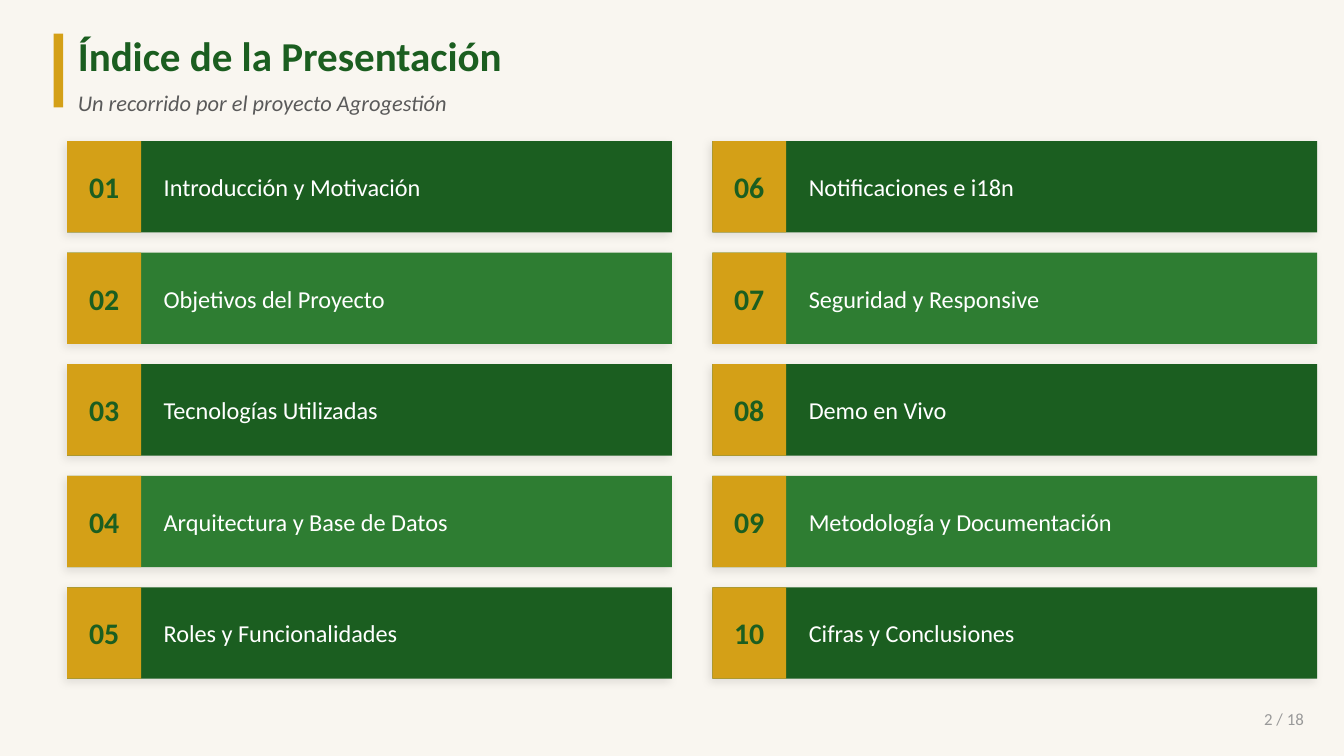
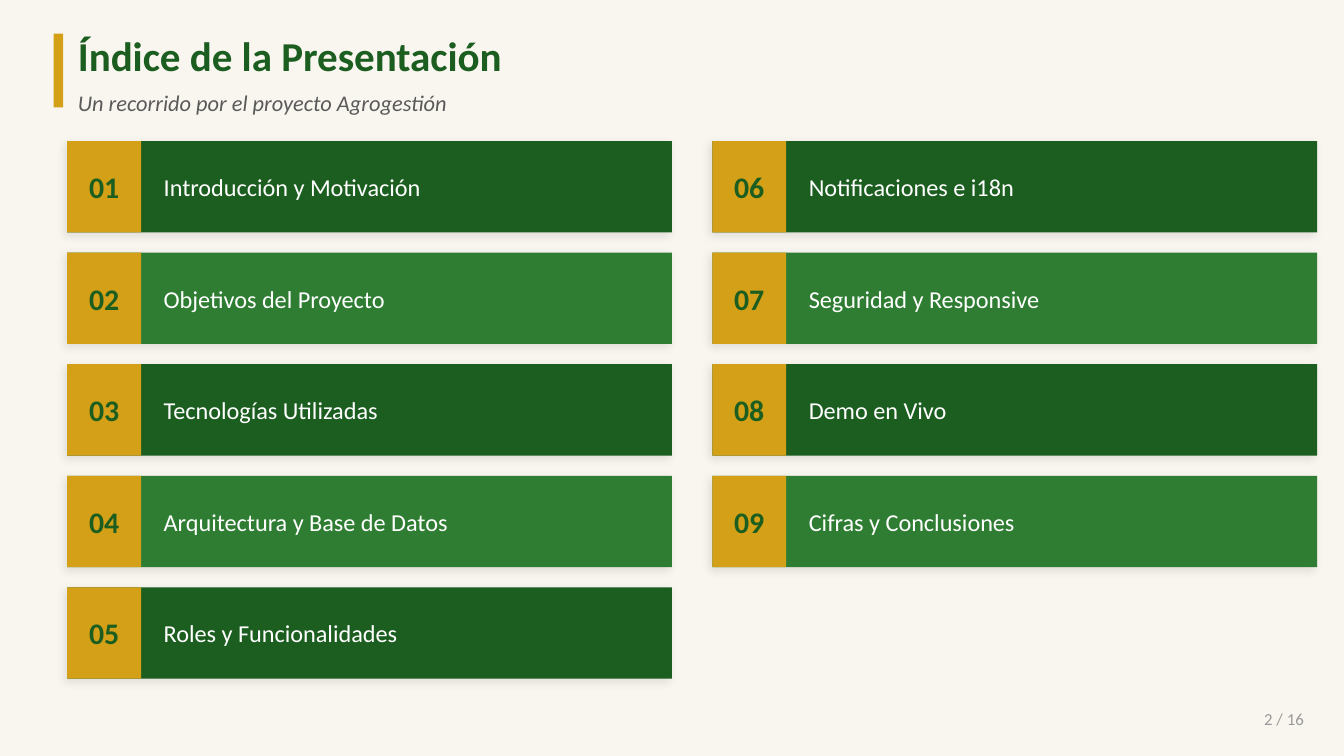
Before and after one commit to Juanfrina/Agrogestion.Web, a slide deck: slide 2 of docs/Agrogestion_TFG_DAW.pptx. Drawn at 1344x756 pixels with LibreOffice and Linux fonts; fonts in the diff are those of the drawing. Boxes give left, top, right and bottom in pixels: in the first picture for what was removed or moved away, otherwise in the second. Text is boxed around its words. In the diff, an @@ line names an element or a change of style, - is before the commit and + after.

```diff
--- a/docs/Agrogestion_TFG_DAW.pptx
+++ b/docs/Agrogestion_TFG_DAW.pptx
@@ text at bbox=[809, 514, 1015, 535]: text changed @@
-Metodología y Documentación
+Cifras y Conclusiones
@@ rectangle removed at bbox=[712, 587, 1317, 679] @@
@@ rectangle removed at bbox=[712, 587, 786, 679] @@
@@ text removed at bbox=[734, 624, 764, 644] @@
-10
@@ text removed at bbox=[809, 625, 1015, 646] @@
-Cifras y Conclusiones
@@ text at bbox=[1264, 714, 1304, 725]: text changed @@
-2 / 18
+2 / 16
```
Also in this commit, not shown: 14 other slides changed, 2 slides removed, 6 other files.
